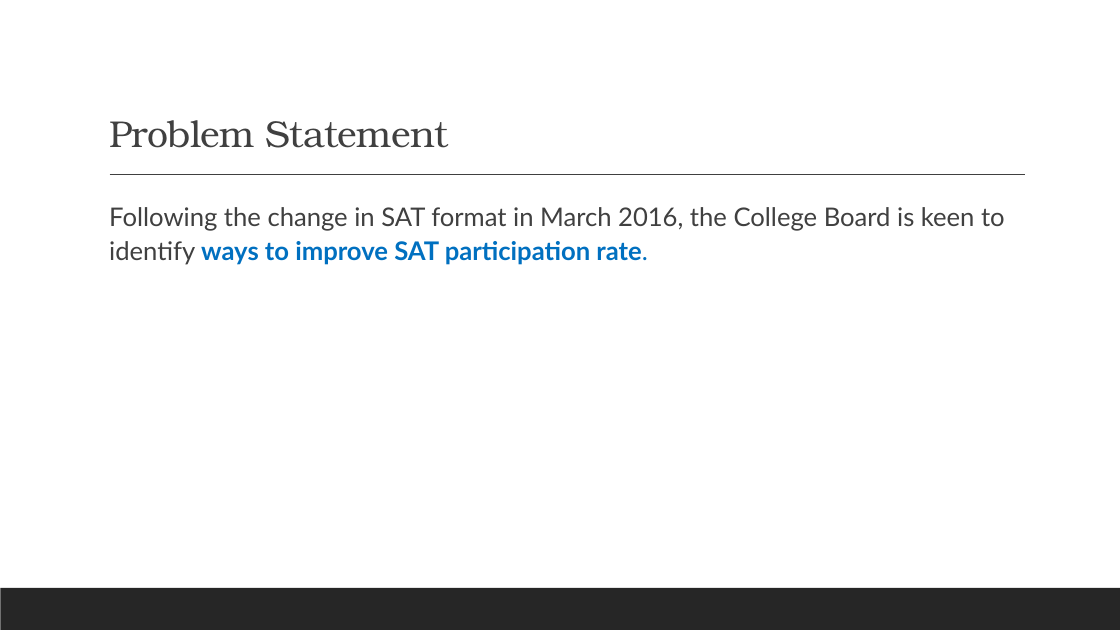
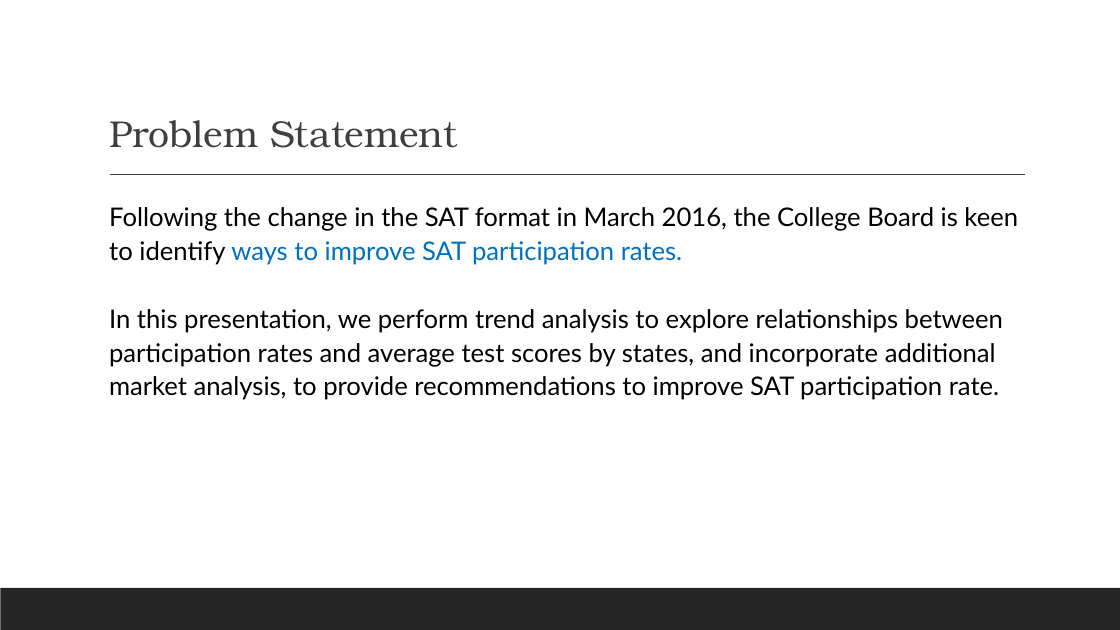
Before and after one commit to leungesther/DSI-Projects, a slide deck: slide 3 of Project-1-SAT-and-ACT-Analysis/SAT & ACT Analysis_presentation.pptx (slide 2 before the commit). Drawn at 1120x630 pixels with LibreOffice and Linux fonts; fonts in the diff are those of the drawing. Boxes give left, top, right and bottom in pixels: in the first picture for what was removed or moved away, otherwise in the second. Text is boxed around its words. In the diff, an @@ line names an element or a change of style, - is before the commit and + after.

```diff
--- a/Project-1-SAT-and-ACT-Analysis/SAT & ACT Analysis_presentation.pptx
+++ b/Project-1-SAT-and-ACT-Analysis/SAT & ACT Analysis_presentation.pptx
@@ title "Problem Statement" at [109, 120, 457, 148]: text colour #404040 to #3F3F3F, letter spacing -0.5 to 0 pt @@
@@ text at [109, 207, 1018, 400]: text changed; text colour #404040 to #000000 @@
-  Following the change in SAT format in March 2016, the College Board is keen to identify ways to improve SAT participation rate.
+  Following the change in the SAT format in March 2016, the College Board is keen to identify ways to improve SAT participation rates.
+In this presentation, we perform trend analysis to explore relationships between participation rates and average test scores by states, and incorporate additional market analysis, to provide recommendations to improve SAT participation rate.
```
Also in this commit, not shown: 8 other slides changed, 7 slides added, 3 other files.
